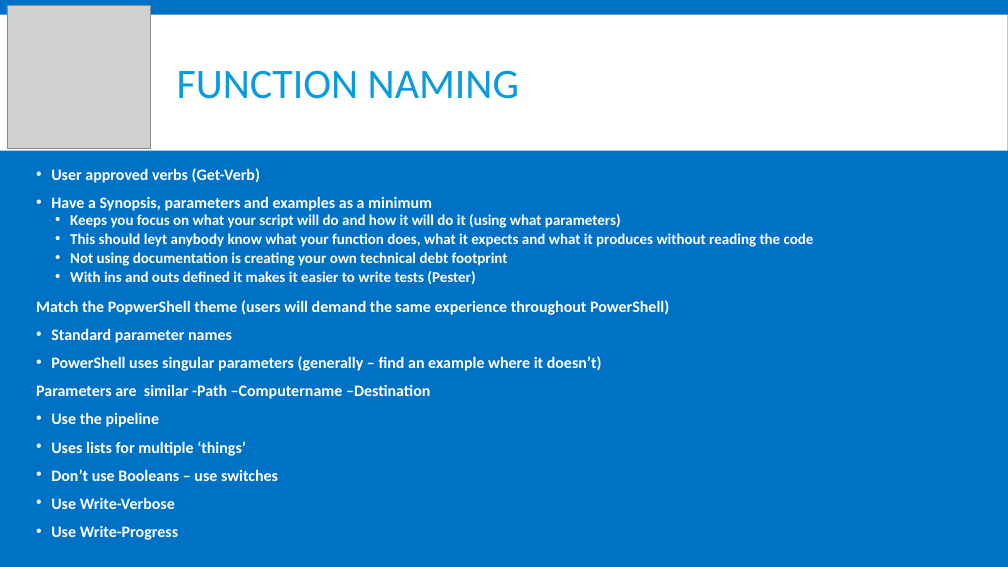
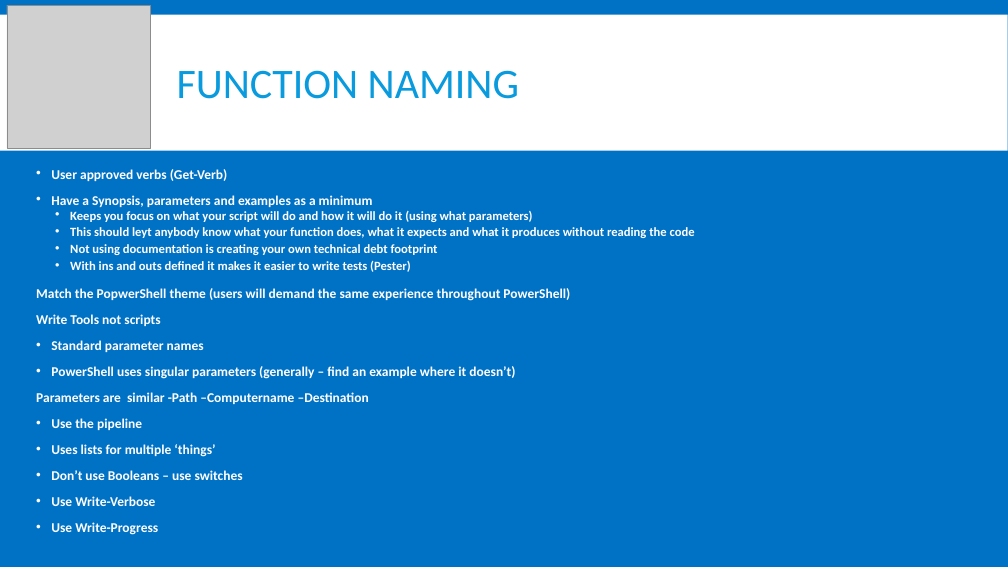
Before and after one commit to powershellorguk/Scotland, a slide deck: slide 5 of 2017/June/Be A Good Coding Citizen - Dont Create Code For Yourself.pptx. Drawn at 1008x567 pixels with LibreOffice and Linux fonts; fonts in the diff are those of the drawing; grey boxes stand for pictures. Boxes give left, top, right and bottom in pixels: in the first picture for what was removed or moved away, otherwise in the second. Text is boxed around its words. In the diff, an @@ line names an element or a change of style, - is before the commit and + after.

```diff
--- a/2017/June/Be A Good Coding Citizen - Dont Create Code For Yourself.pptx
+++ b/2017/June/Be A Good Coding Citizen - Dont Create Code For Yourself.pptx
@@ text at bbox=[36, 169, 695, 535]: size 15.2 to 12.8 pt in "User approved verbs (Get-Verb)", "Have a Synopsis, parameters and examples as ...", "Match the PopwerShell theme (users will demand ...", "Standard parameter names" and 7 more places; size 14.2 to 12 pt in "Keeps you focus on what your script ...", "This should leyt anybody know what your ...", "Not using documentation is creating your own ...", "With ins and outs defined it makes ..." @@
@@ text at bbox=[36, 314, 160, 326]: paragraph added @@
+Write Tools not scripts
```
Also in this commit, not shown: 1 other slide changed, 1 other file.
